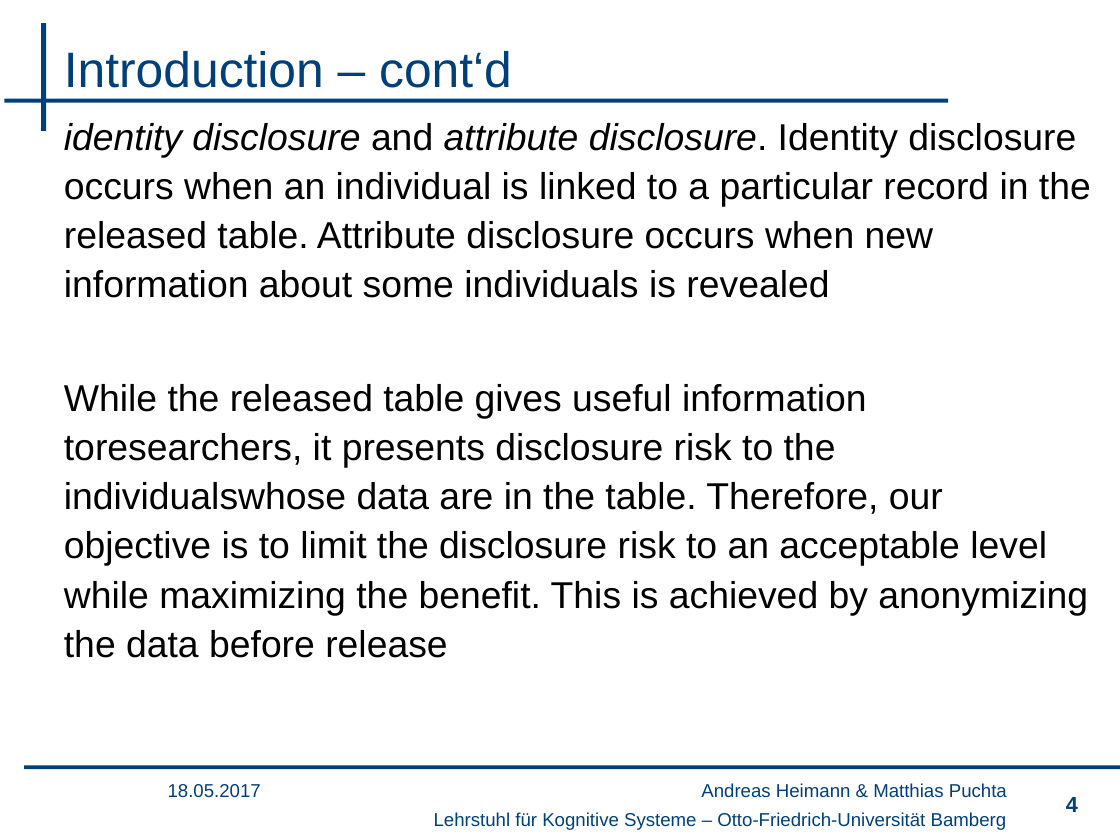
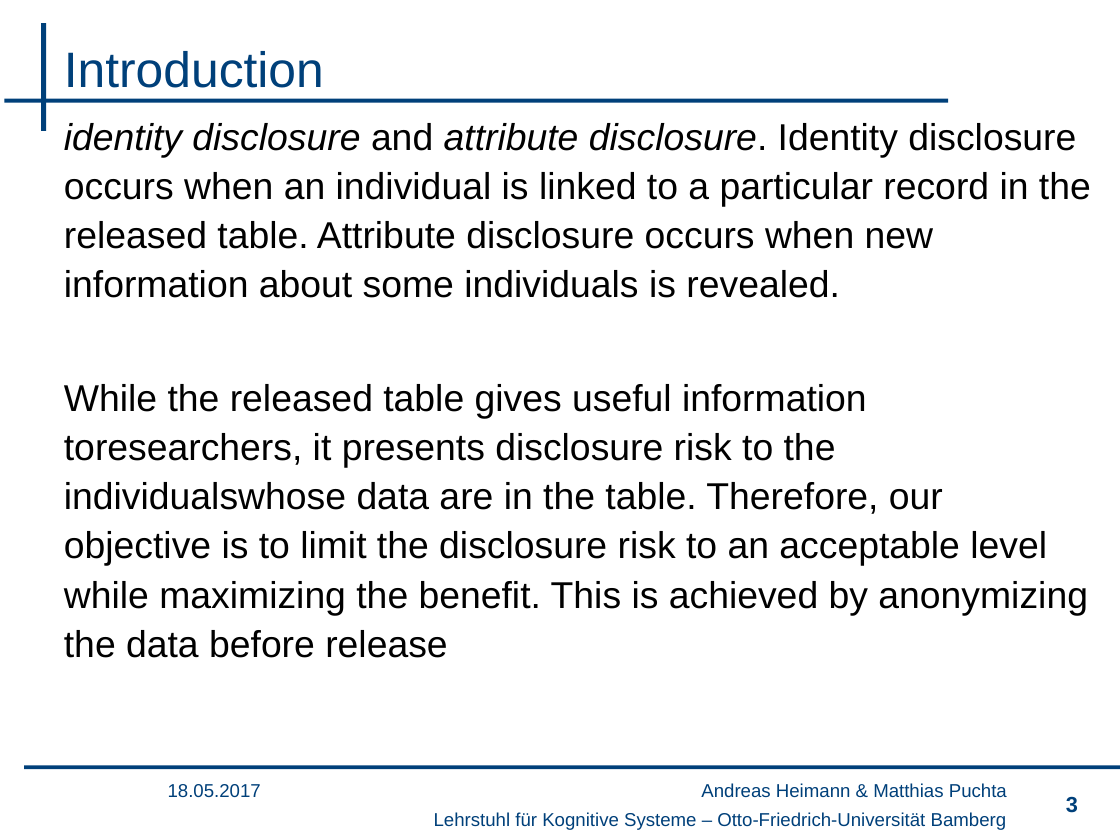
Before and after one commit to wsgan001/PSI-MSem, a slide deck: slide 3 of presentation/sicherheits.pptx (slide 4 before the commit). Drawn at 1120x840 pixels with LibreOffice and Linux fonts; fonts in the diff are those of the drawing; background and template pictures are left out. Boxes give left, top, right and bottom in pixels: in the first picture for what was removed or moved away, otherwise in the second. Text is boxed around its words. In the diff, an @@ line names an element or a change of style, - is before the commit and + after.

Commit message:
präsi

```diff
--- a/presentation/sicherheits.pptx
+++ b/presentation/sicherheits.pptx
@@ title at [64,51,324,88]: text changed @@
-Introduction – cont‘d
+Introduction
@@ text at [64,123,1091,298]: text changed @@
-identity disclosure and attribute disclosure. Identity disclosure occurs when an individual is linked to a particular record in the released table. Attribute disclosure occurs when new information about some individuals is revealed
+identity disclosure and attribute disclosure. Identity disclosure occurs when an individual is linked to a particular record in the released table. Attribute disclosure occurs when new information about some individuals is revealed.
@@ page number at [1066,796,1078,813]: text changed @@
-4
+3
```
